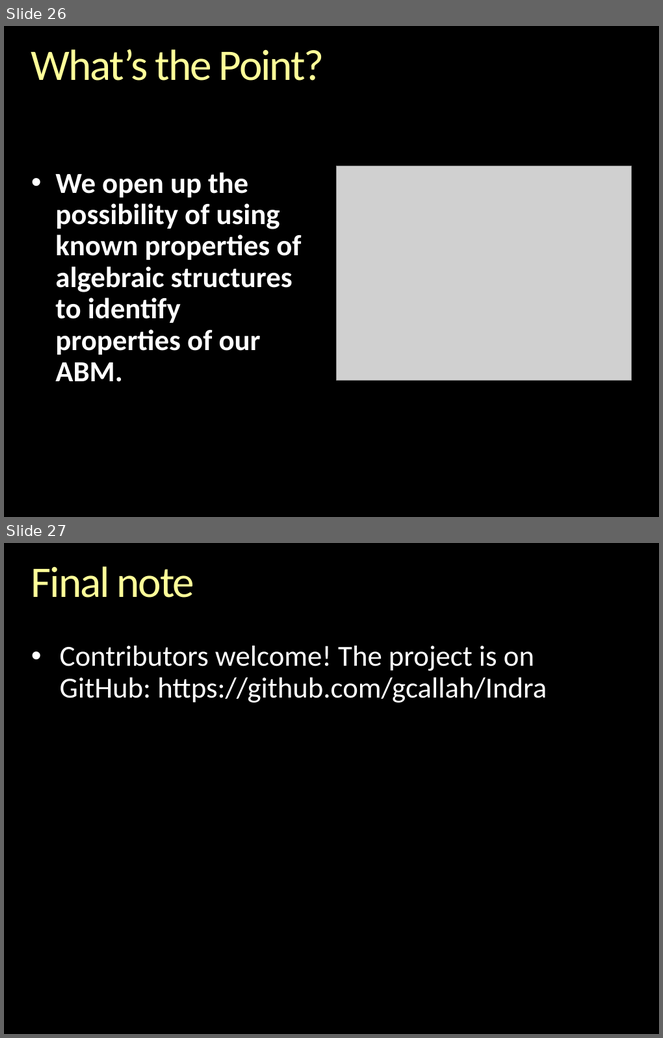
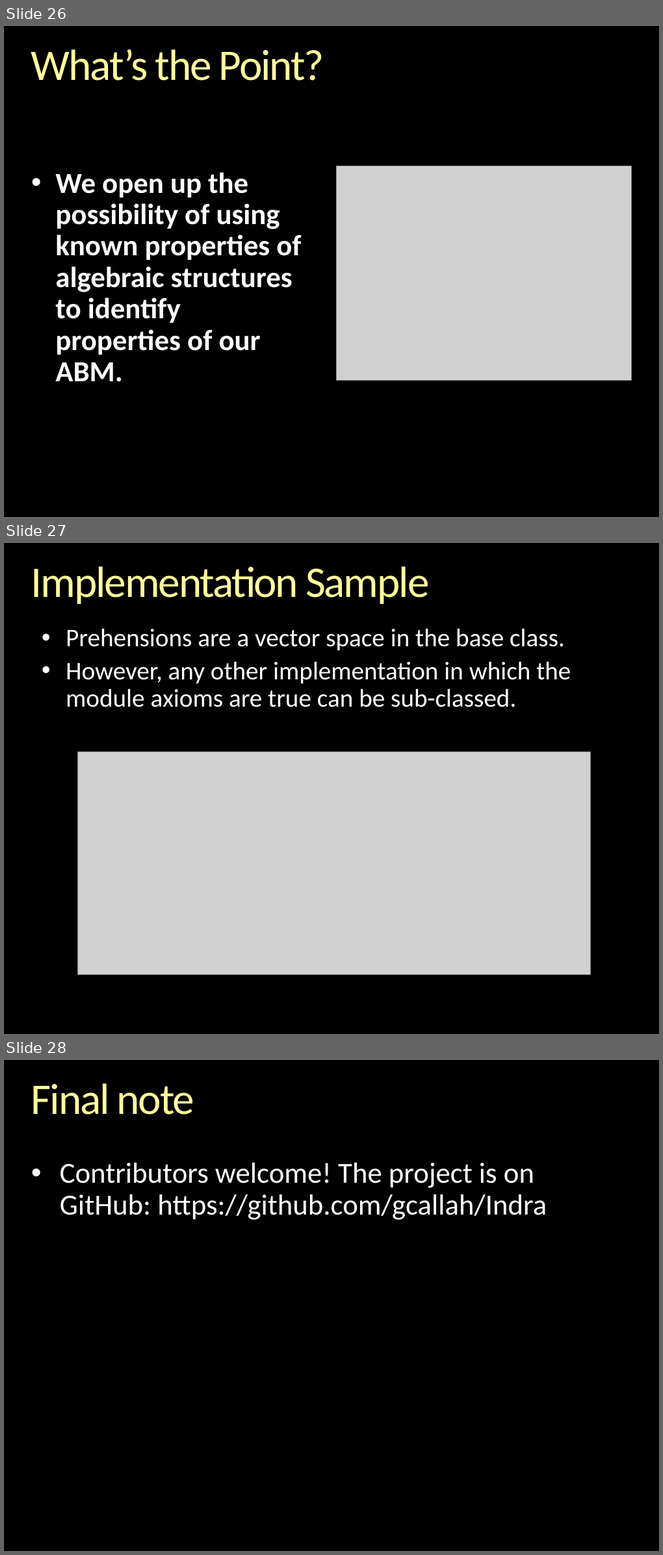
Before and after one commit to gcallah/indras_net, a slide deck: docs/ABMsAsAlgebraic.pptx. Shown one above the other, each under a label of ours: slides 26 and 27 before the commit, slides 26, 27 and 28 after it. The pictures are 663x1038 and 663x1555 pixels, drawn with LibreOffice and Linux fonts; fonts in the diff are those of the drawing; grey boxes stand for pictures; background and template pictures are left out. Boxes give left, top, right and bottom in pixels: in the first picture for what was removed or moved away, otherwise in the second. Text is boxed around its words. In the diff, an @@ line names an element or a change of style, - is before the commit and + after.

```diff
--- a/docs/ABMsAsAlgebraic.pptx
+++ b/docs/ABMsAsAlgebraic.pptx
@@ slide 27 added at [4, 543, 659, 1034], background picture (left out) @@
@@ title added at [31, 566, 429, 604], 48 pt, text gradient #FFFFB9 to #FFFF99 to #F6AE1E @@
+Implementation Sample
@@ text added at [66, 628, 571, 707], 28 pt, text #FFFFFF @@
+• Prehensions are a vector space in the base class.
+• However, any other implementation in which the module axioms are true can be sub-classed.
@@ picture added at [78, 752, 591, 975] @@
@@ what was slide 27 is now slide 28 @@
```
Also in this commit, not shown: 1 slide changed.
